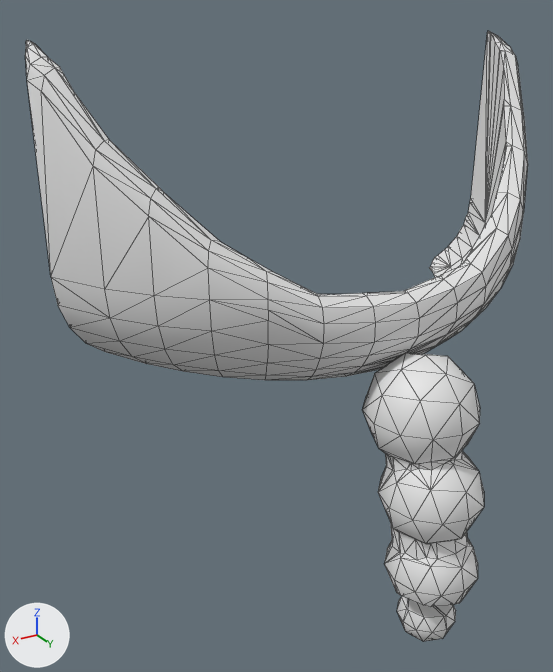
An edit to the OBJ model characters/meshes/facial_hair_braided_main.obj, drawn before and after from the same camera.
Camera for both pictures: a 50 mm camera at (0.192, 0.343, 0.032) aimed at (0.034, 0.081, -0.099). The axes (+X, +Y, +Z) are drawn at lower left. The lights are the same throughout. The older version comes first. Mesh edges are drawn as thin lines. Where no turn or scale is listed for an object, it has been applied to the vertices. Vertices at exactly the same position are counted once.

Names of what the first picture shows: 'facial_hair_braided_main'.
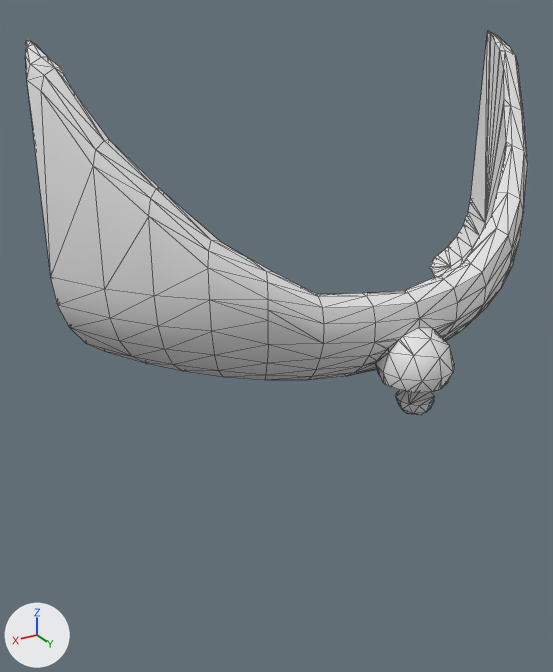
Changed parts and their boxes (x1, y1, x2, y2) in the pictures (553 x 672 px; the box of a moved part takes in the faces that stretch with it):
```json
{"object": "facial_hair_braided_main", "change": "reshaped", "before": [25, 31, 528, 641], "after": [25, 31, 528, 415], "on screen": "37% shorter"}
{"part": 1, "of": "me_facial_hair_braided_main", "change": "added", "after": [396, 390, 435, 415]}
{"part": 2, "of": "me_facial_hair_braided_main", "change": "deleted", "before": [397, 596, 456, 641]}
{"part": 3, "of": "me_facial_hair_braided_main", "change": "cut back", "before": [349, 303, 484, 607], "after": [349, 303, 458, 393]}
{"part": 4, "of": "me_facial_hair_braided_main", "change": "moved or reshaped", "before": [51, 277, 131, 356], "after": [51, 277, 131, 356]}
```

The change, as JSON lines over the scene's bpy script:
```json
{"block": "me_facial_hair_braided_main", "where": "# used by ob_facial_hair_braided_main; location = (0.0, 0.0, 0.0)"}
{"block": "me_facial_hair_braided_main", "where": "# verts and faces of me_facial_hair_braided_main; kept vertices keep their numbers, new ones are numbered from 551"}
{"block": "me_facial_hair_braided_main", "where": "# before: 269 (0.096, 0.07, -0.099) at pixel (132, 356), 303 (0.102, 0.074, -0.089) at pixel (119, 341), 304 (0.106, 0.077, -0.077) at pixel (110, 318), 305 (0.107, 0.078, -0.065) at pixel (104, 289), 306 (0.121, 0.054, -0.065) at pixel (50, 277)"}
{"block": "me_facial_hair_braided_main", "where": "# before: 308 (0.108, 0.048, -0.098) at pixel (86, 343), 309 (0.115, 0.051, -0.089) at pixel (69, 327), 310 (0.119, 0.053, -0.077) at pixel (57, 305)"}
{"op": "remove", "block": "me_facial_hair_braided_main", "code": "me_facial_hair_braided_main.from_pydata(...)  # 551 vertices, 1094 faces; spans x -0.121..0.121, y 0.033..0.172, z -0.225..0.021"}
{"op": "add", "block": "me_facial_hair_braided_main", "code": "me_facial_hair_braided_main.from_pydata(...)  # 392 vertices, 776 faces; spans x -0.121..0.121, y 0.033..0.148, z -0.122..0.021"}
{"block": "me_facial_hair_braided_main", "change": "me_facial_hair_braided_main part 1: a new loose piece of 27 vertices spanning x -0.008..0.008, y 0.126..0.142, z -0.122..-0.114"}
{"block": "me_facial_hair_braided_main", "change": "me_facial_hair_braided_main part 2: the loose piece of 37 vertices spanning x -0.013..0.013, y 0.139..0.165, z -0.225..-0.206 is deleted"}
{"block": "me_facial_hair_braided_main", "change": "me_facial_hair_braided_main part 3"}
{"block": "me_facial_hair_braided_main", "change": "204 vertices are removed from x -0.024..0.024, y 0.114..0.172, z -0.198..-0.088"}
{"block": "me_facial_hair_braided_main", "change": "428 faces are deleted"}
{"block": "me_facial_hair_braided_main", "change": "5 vertices move from x -0.003..0.004, y 0.119..0.126, z -0.106..-0.098 to x -0.013..0.014, y 0.12..0.128, z -0.104..-0.094"}
{"block": "me_facial_hair_braided_main", "change": "55 vertices are added at x -0.016..0.016, y 0.118..0.148, z -0.106..-0.084"}
{"block": "me_facial_hair_braided_main", "change": "130 new faces join them"}
{"block": "me_facial_hair_braided_main", "change": "me_facial_hair_braided_main part 4"}
{"op": "add", "block": "me_facial_hair_braided_main", "code": "delete_faces([(304, 305, 306), (269, 303, 308), (303, 309, 308), (304, 306, 310)])"}
{"op": "add", "block": "me_facial_hair_braided_main", "code": "faces += [(269, 303, 309), (269, 309, 308), (304, 305, 310), (305, 306, 310)]"}
{"block": "me_facial_hair_braided_main", "change": "other edits to the shape of me_facial_hair_braided_main do not show in these pictures"}
```
